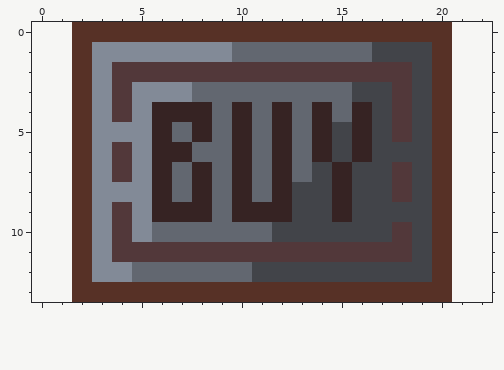
A pixel-art sprite gets an edit: assets/images/meta/buy_button_disabled.png. Above, as it was before the edit.
The file is 95x70 pixels, drawn in blocks of 5x5; one block is one cell here. The old version is drawn lined up with the new one, on the new canvas.
The result:
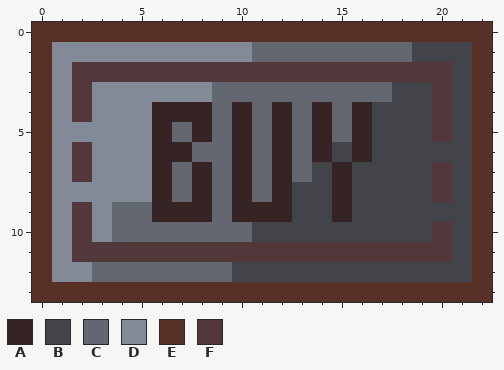
Palette (. is transparent): A #362323  B #424449  C #626770  D #828a97  E #573126  F #52383a
From old to new:
canvas 19x14 -> 23x14, the old top-left corner now at 2,0
Colour B now appears in rows 1 to 12 at x 21.
The author changed colour C to colour B in row 10 at x 11; in row 12 at x 10.
The author changed colour E to colour B in row 1 at x 20; in row 6 at x 20; in row 9 at x 20; in row 12 at x 20.
The author changed colour F to colour B in rows 3 to 5 at x 18; in rows 7 to 8 at x 18; in row 10 at x 18.
The author changed colour B to colour C in row 1 at x 17 to 18; in row 3 at x 16 to 17; in row 5 at x 15.
The author changed colour D to colour C in rows 9 to 10 at x 5; in row 12 at x 3 to 4.
The author changed colour F to colour C in rows 9 to 10 at x 4.
Colour D now appears in rows 1 to 12 at x 1.
The author changed colour C to colour D in row 1 at x 10; in row 3 at x 8.
The author changed colour E to colour D in row 1 at x 2; in row 5 at x 2; in row 8 at x 2; in row 12 at x 2.
The author changed colour F to colour D in rows 3 to 4 at x 4; in rows 6 to 7 at x 4.
Colour E now appears in row 0 at x 0 to 1 and 21 to 22; in rows 1 to 12 at x 0 and 22; in row 13 at x 0 to 1 and 21 to 22.
The author changed colour B to colour F in row 2 at x 19; in row 11 at x 19.
The author changed colour D to colour F in row 2 at x 3; in row 11 at x 3.
The author changed colour E to colour F in rows 2 to 4 at x 2 and 20; in row 5 at x 20; in row 6 at x 2; in row 7 at x 2 and 20; in row 8 at x 20; in row 9 at x 2.
The author changed colour E to colour F in rows 10 to 11 at x 2 and 20.
Where, in picture pixels (left, top, right, bottom), the same in both pictures:
changed: (32, 22, 272, 302)
changed: (332, 22, 492, 302)
